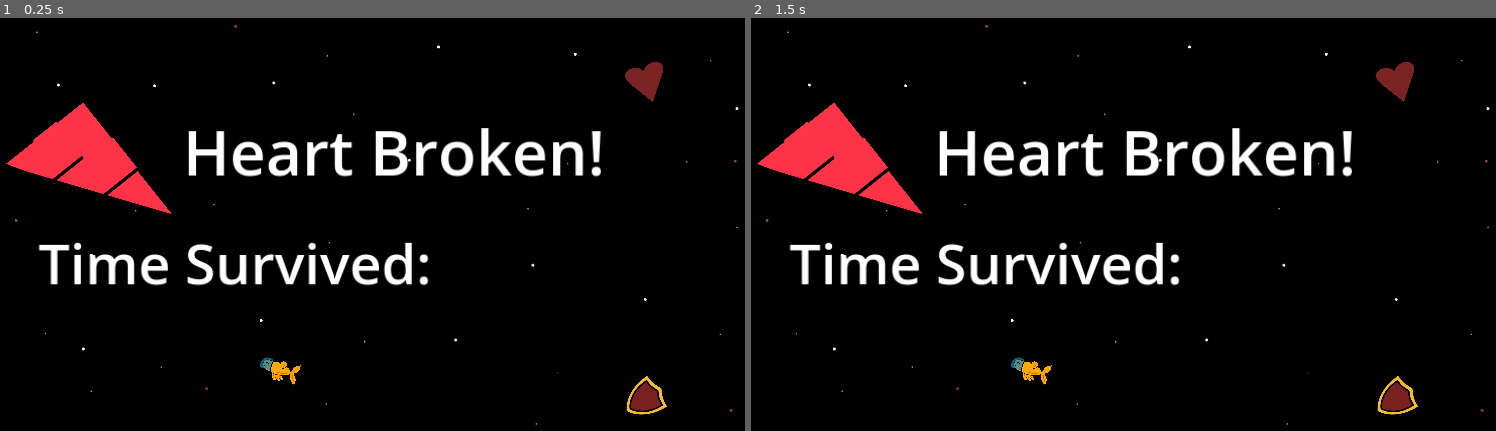
Above: before the commit, frames 1-2 (left to right).
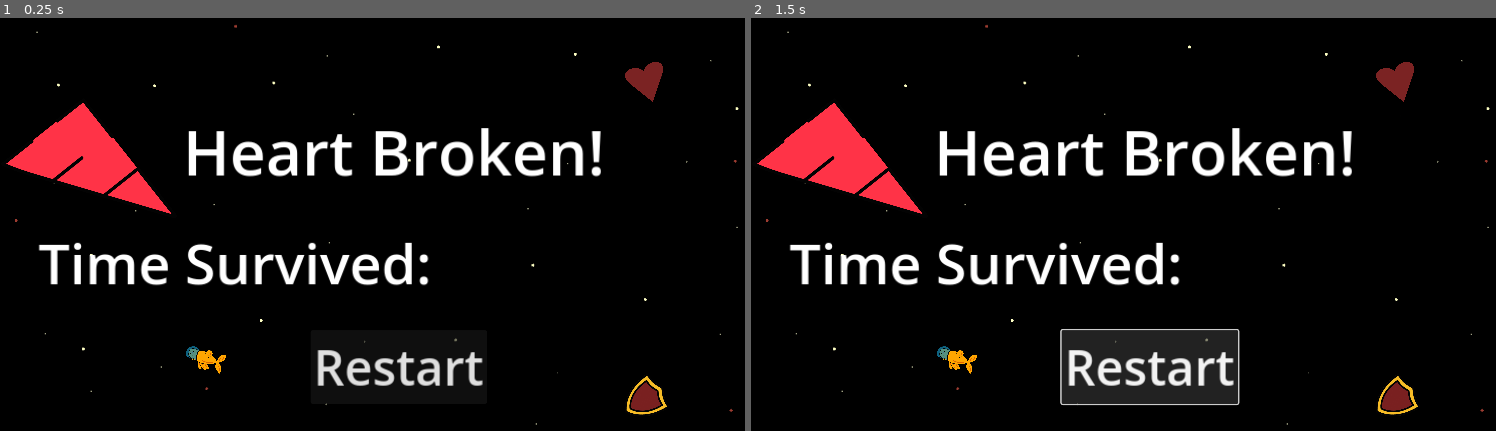
Above: after the commit, the same moments.

Repository: BreannaBre/GodotProject
Game: Godot game, scene res://scenes/game_over_screen.tscn
The game is run twice, just before and just after one commit, with the same random seed, the same clock (stepped at 60 frames per second) and the same inputs. This scene is started directly instead of the project's main scene.
Inputs (mouse positions are in pixels of both pictures, inside the frame that each line leads up to):
- Up to frame 1 (0.25 s): no input
- Up to frame 2 (1.5 s): click (1153, 369) at 0.5 s, where only the run after the commit has a clickable "Restart"; click (1153, 369) at 1.25 s, where only the run after the commit has a clickable "Restart"

The runs differ from the first frame. In frame 1, 1.3% of the frame differs, in the area x 24-65%, y 77-94%; in frame 2, 4.7%, in the area x 24-66%, y 75-94%.

Commit message:
added restart button (doesn't work)

Diff:
--- a/scenes/game_over_screen.tscn
+++ b/scenes/game_over_screen.tscn
@@ -36,7 +36,7 @@
 texture = ExtResource("4_2seg0")
 
 [node name="CatfishSprite" type="Sprite2D" parent="Background"]
-position = Vector2(-165, 196)
+position = Vector2(-272, 180)
 rotation = -5.9493
 scale = Vector2(-0.1, -0.1)
 texture = ExtResource("5_x1uov")
@@ -56,3 +56,14 @@
 offset_bottom = 422.0
 theme_override_font_sizes/font_size = 80
 text = "Time Survived: 80 seconds"
+
+[node name="RestartButton" type="Button" parent="."]
+offset_left = 456.0
+offset_top = 464.0
+offset_right = 709.0
+offset_bottom = 568.0
+theme_override_font_sizes/font_size = 70
+text = "Restart
+"
+
+[connection signal="pressed" from="RestartButton" to="." method="_on_restart_button_pressed"]
--- a/src/game_over_process.gd
+++ b/src/game_over_process.gd
@@ -10,3 +10,6 @@
 func set_time(value: float) -> void:
 	timer = value
 	label.text = "Time Survived: " + str(value) + " seconds"
+
+func _on_restart_button_pressed() -> void:
+	pass # Replace with function body.
